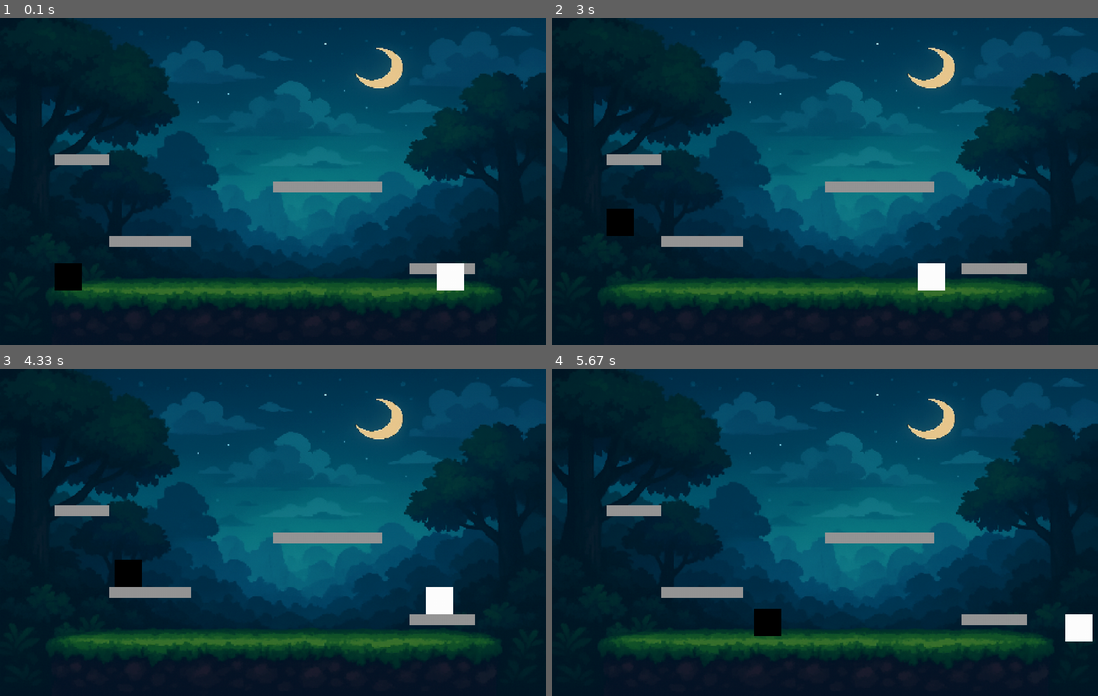
Above: before the commit, frames 1-4 (two rows, left to right).
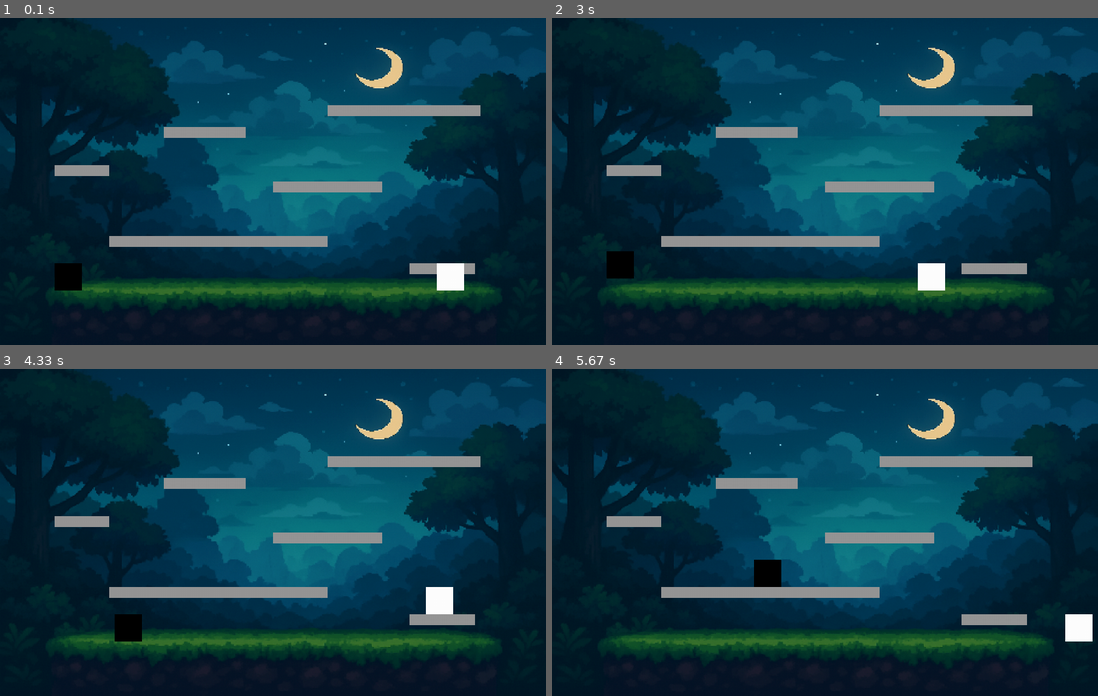
Above: after the commit, the same moments.

Repository: soishizaki/Pygame
Game: pygame game, started from lutinha.py
Two runs of this game, one before a commit and one after it. Both use one fixed random seed, a clock stepped at 60 frames per second and the inputs below.
Inputs:
- Up to frame 1 (0.1 s): no input
- Up to frame 2 (3 s): tap W at 0.33 s; hold Right 0.67-1.13 s; hold D 0.67-1.13 s; hold Up 1.17-1.47 s; hold W 1.17-1.47 s; hold Right 1.5-1.97 s; hold D 1.5-1.97 s; hold Left 2-2.53 s; hold A 2-2.53 s; hold Left 2.57-2.97 s; hold A 2.57-2.97 s
- Up to frame 3 (4.33 s): hold Up 3-3.37 s; hold W 3-3.37 s; hold Right 3.4-4.03 s; hold D 3.4-4.03 s; hold Left from 4.07 s (still down); hold A from 4.07 s (still down)
- Up to frame 4 (5.67 s): release Left at 4.53 s; release A at 4.53 s; hold Right 4.57-5.03 s; hold D 4.57-5.03 s; hold Up 5.07-5.37 s; hold W 5.07-5.37 s; hold Right from 5.4 s (still down); hold D from 5.4 s (still down)

The runs differ from the first frame. In frame 1, 2.9% of the frame differs, in the area x 10-88%, y 26-70%; in frame 2, 3.8%, in the area x 10-88%, y 26-80%; in frame 3, 3.8%; in frame 4, 3.8%.

Commit message:
agora o personagem cai quando sai da plataorma; coloquei tbm umas plataformas a mais

Diff:
--- a/lutinha.py
+++ b/lutinha.py
@@ -39,15 +39,26 @@
 
 # Plataformas (x, y, largura, altura)         #Rect cria retângulo
 plataformas = [
-    pygame.Rect(200, 400, 150, 20),
+    pygame.Rect(200, 400, 400, 20),
     pygame.Rect(500, 300, 200, 20),
     pygame.Rect(750, 450, 120, 20),
-    pygame.Rect(100, 250, 100, 20)
+    pygame.Rect(100, 270, 100, 20),
+    pygame.Rect(300, 200, 150, 20),
+    pygame.Rect(600, 160, 280, 20)
 ]
 
 # Função para desenhar os personagens
 def desenhar_personagem(x, y, cor):
     pygame.draw.rect(tela, cor, (x, y, largura_personagem, altura_personagem))
+
+def esta_no_chao_ou_plataforma(x, y):
+    rect = pygame.Rect(x, y, largura_personagem, altura_personagem)
+    if y + altura_personagem >= chao:
+        return True
+    for plataforma in plataformas:
+        if rect.colliderect(plataforma.move(0, -1)):  # Pequeno ajuste para evitar bug visual
+            return True
+    return False
 
 # Loop do jogo
 game = True
@@ -65,7 +76,7 @@
         x1 -= velocidade
     if teclas[pygame.K_RIGHT]:
         x1 += velocidade
-    if teclas[pygame.K_UP] and not pulo1:
+    if teclas[pygame.K_UP] and not pulo1 and esta_no_chao_ou_plataforma(x1, y1):
         pulo1 = True
         velocidade_pulo1 = -forca_pulo
 
@@ -74,7 +85,7 @@
         x2 -= velocidade
     if teclas[pygame.K_d]:
         x2 += velocidade
-    if teclas[pygame.K_w] and not pulo2:
+    if teclas[pygame.K_w] and not pulo2 and esta_no_chao_ou_plataforma(x2, y2):
         pulo2 = True
         velocidade_pulo2 = -forca_pulo
 
@@ -82,39 +93,45 @@
     rect1 = pygame.Rect(x1, y1, largura_personagem, altura_personagem)
     rect2 = pygame.Rect(x2, y2, largura_personagem, altura_personagem)
 
-    # Lógica da gravidade para o jogador 1
-    if pulo1:
+    # Jogador 1 - gravidade
+    if pulo1 or not esta_no_chao_ou_plataforma(x1, y1 + 1):
         y1 += velocidade_pulo1
         velocidade_pulo1 += gravidade
-        rect1.y = y1
-        colidiu = False
+        rect1 = pygame.Rect(x1, y1, largura_personagem, altura_personagem)
+
         for plataforma in plataformas:
             if rect1.colliderect(plataforma) and velocidade_pulo1 >= 0:
                 y1 = plataforma.y - altura_personagem
+                velocidade_pulo1 = 0
                 pulo1 = False
-                velocidade_pulo1 = 0
-                colidiu = True
                 break
-        if y1 >= chao - altura_personagem:
+        if y1 + altura_personagem >= chao:
             y1 = chao - altura_personagem
+            velocidade_pulo1 = 0
             pulo1 = False
-            velocidade_pulo1 = 0
+    else:
+        velocidade_pulo1 = 0
+        pulo1 = False
 
-    # Lógica da gravidade para o jogador 2
-    if pulo2:
+    # Jogador 2 - gravidade
+    if pulo2 or not esta_no_chao_ou_plataforma(x2, y2 + 1):
         y2 += velocidade_pulo2
         velocidade_pulo2 += gravidade
-        rect2.y = y2
+        rect2 = pygame.Rect(x2, y2, largura_personagem, altura_personagem)
+
         for plataforma in plataformas:
             if rect2.colliderect(plataforma) and velocidade_pulo2 >= 0:
                 y2 = plataforma.y - altura_personagem
+                velocidade_pulo2 = 0
                 pulo2 = False
-                velocidade_pulo2 = 0
                 break
-        if y2 >= chao - altura_personagem:
+        if y2 + altura_personagem >= chao:
             y2 = chao - altura_personagem
+            velocidade_pulo2 = 0
             pulo2 = False
-            velocidade_pulo2 = 0
+    else:
+        velocidade_pulo2 = 0
+        pulo2 = False
 
     # Limites horizontais
     x1 = max(0, min(x1, largura - largura_personagem))
